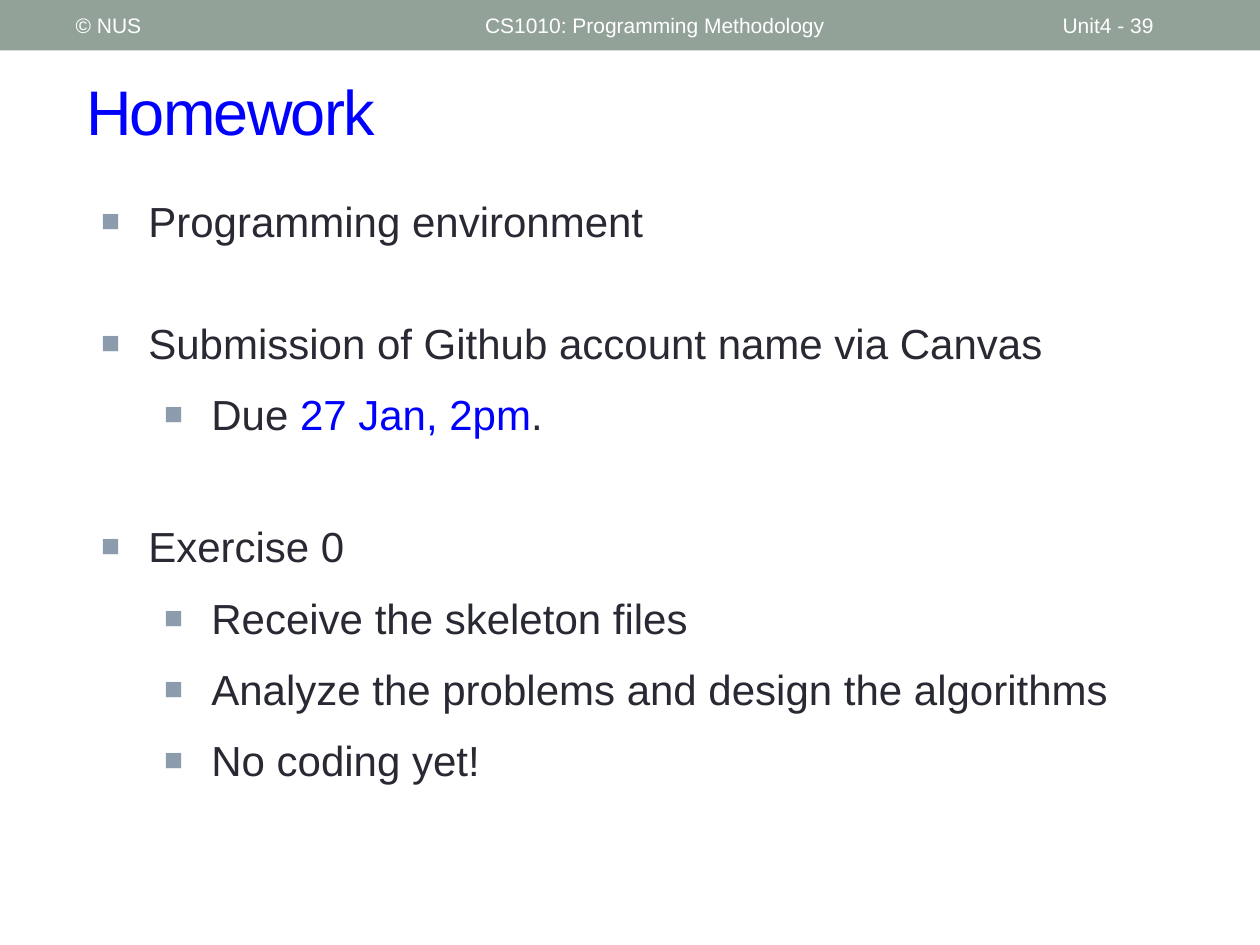
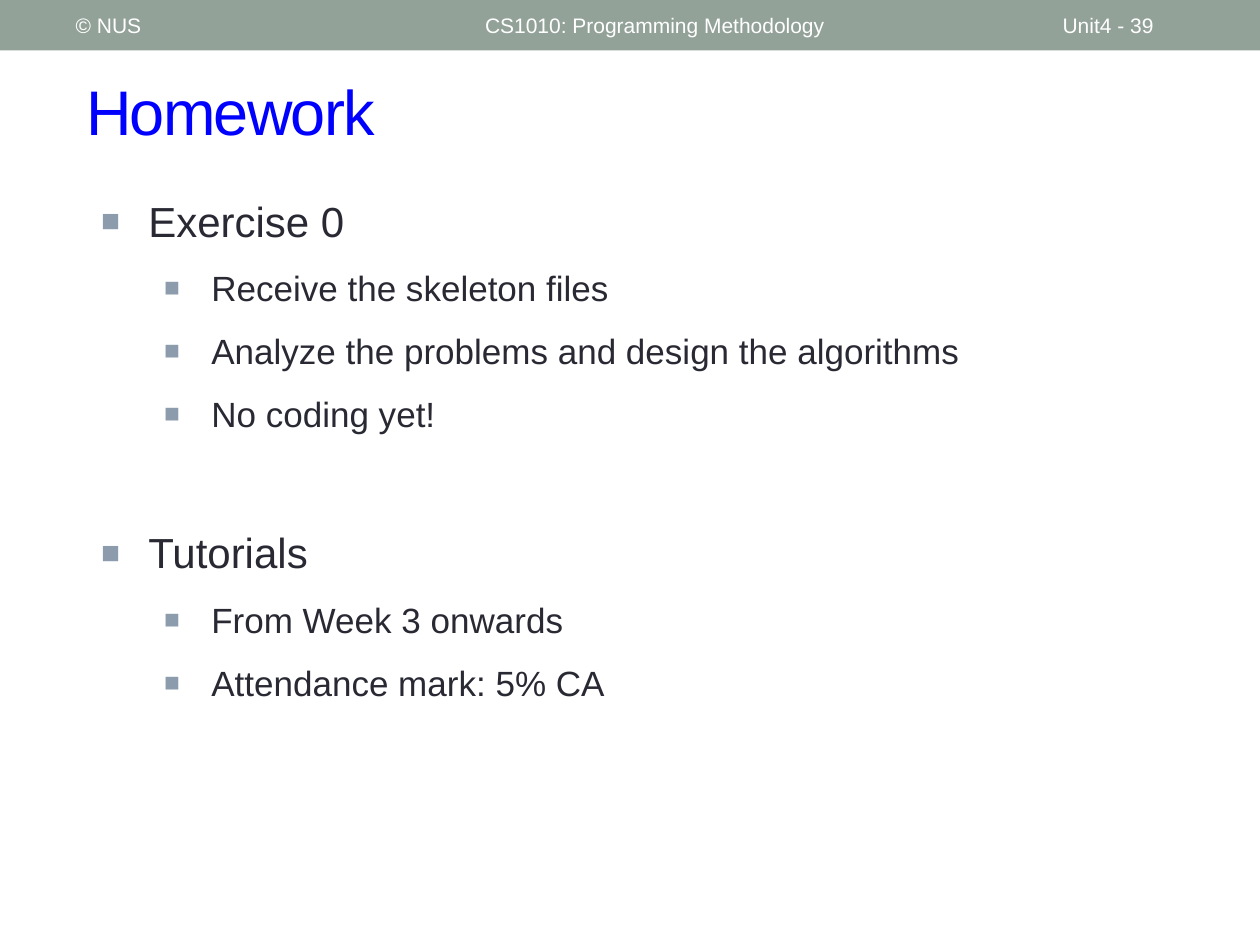
Before and after one commit to nus-cs1010-2526-s2/website, a slide deck: slide 39 of slides/Week2.pptx. Drawn at 1260x945 pixels with LibreOffice and Linux fonts; fonts in the diff are those of the drawing. Boxes give left, top, right and bottom in pixels: in the first picture for what was removed or moved away, otherwise in the second. Text is boxed around its words. In the diff, an @@ line names an element or a change of style, - is before the commit and + after.

```diff
--- a/slides/Week2.pptx
+++ b/slides/Week2.pptx
@@ text at [148,206,1042,438]: paragraphs removed @@
-■ Programming environment
-■ Submission of Github account name via Canvas
-  ■ Due 27 Jan, 2pm.
@@ text at [211,275,959,434]: size 24 to 20 pt in "Receive the skeleton files", "Analyze the problems and design the algorithms", "No coding yet!" @@
@@ text at [148,537,605,697]: paragraphs added @@
+■ Tutorials
+  ■ From Week 3 onwards
+  ■ Attendance mark: 5% CA
```
Also in this commit, not shown: 1 other slide changed, 1 other file.
